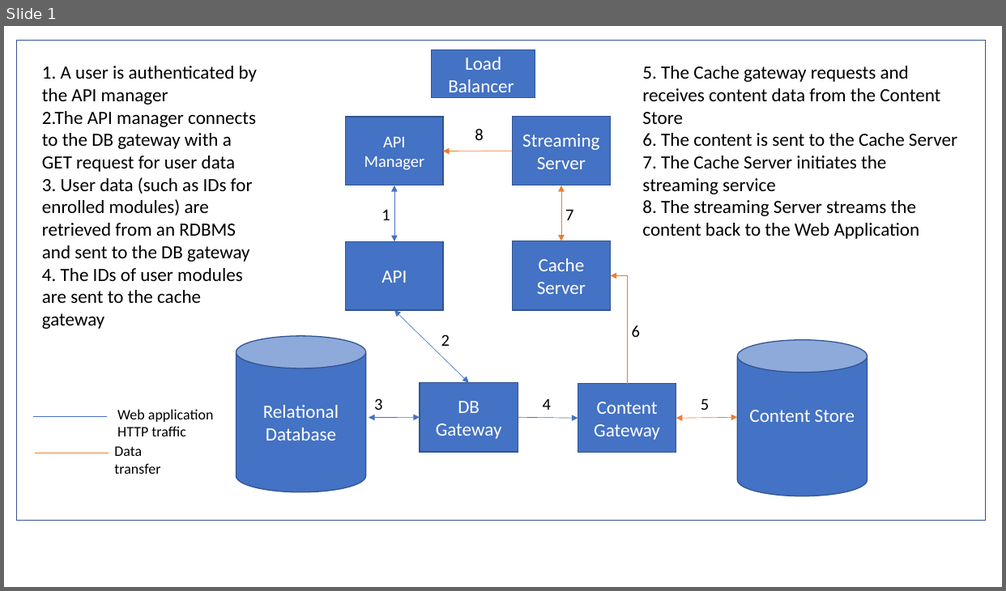
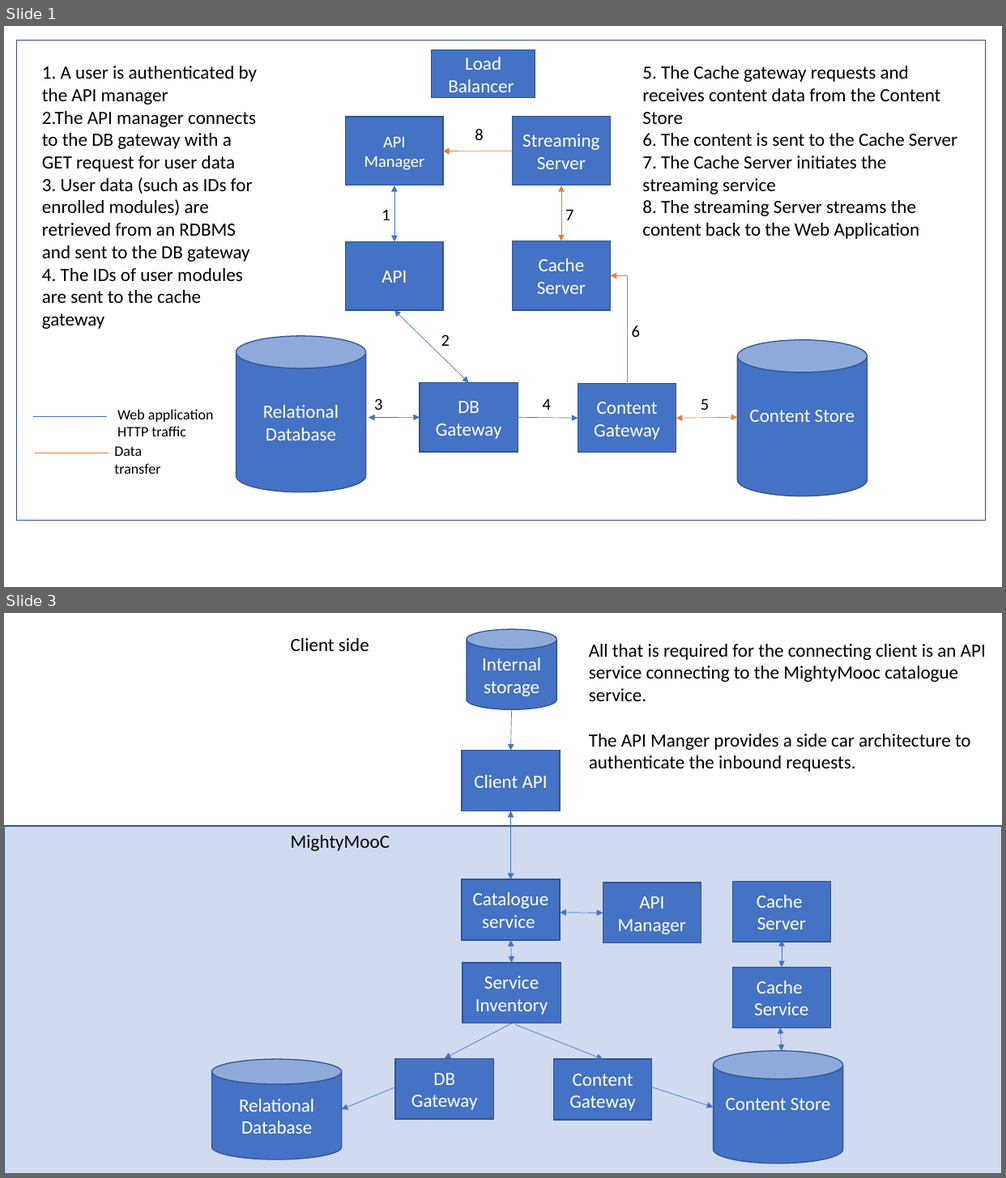
Before and after one commit to mdmjsh/soa, a slide deck: content/figs/fig_4_technology_architecture.pptx. Shown one above the other, each under a label of ours: slide 1 before the commit, slides 1 and 3 after it; the slides between them are not shown. The pictures are 1006x591 and 1006x1178 pixels, drawn with LibreOffice and Linux fonts; fonts in the diff are those of the drawing. Boxes give left, top, right and bottom in pixels: in the first picture for what was removed or moved away, otherwise in the second. Text is boxed around its words. In the diff, an @@ line names an element or a change of style, - is before the commit and + after.

```diff
--- a/content/figs/fig_4_technology_architecture.pptx
+++ b/content/figs/fig_4_technology_architecture.pptx
@@ slide 3 added at [4,613,1002,1174], background #FFFFFF @@
@@ cylinder added at [467,629,557,709], fill #4472C4, outline #325491 1 pt, 18 pt, text #FFFFFF @@
+Internal storage
@@ text added at [291,638,369,651], 18 pt, text #000000 @@
+Client side
@@ text added at [589,644,986,772], 18 pt, text #000000 @@
+All that is required for the connecting client is an API
+service connecting to the MightyMooc catalogue
+service.
+The API Manger provides a side car architecture to
+authenticate the inbound requests.
@@ arrow added from (512, 709) to (511, 751), #4472C4 0.5 pt @@
@@ rectangle added at [462,751,560,811], fill #4472C4, outline #325491 1 pt, 18 pt, text #FFFFFF @@
+Client API
@@ rectangle added at [4,826,1002,1174], fill #4472C4 at 25% opacity, outline #325491 1 pt, 18 pt, text #FFFFFF @@
+sd
@@ double arrow added from (511, 811) to (511, 879), #4472C4 0.5 pt @@
@@ text added at [291,835,390,851], 18 pt, text #000000 @@
+MightyMooC
@@ rectangle added at [462,879,560,940], fill #4472C4, outline #325491 1 pt, 18 pt, text #FFFFFF @@
+Catalogue service
@@ rectangle added at [603,883,701,943], fill #4472C4, outline #325491 1 pt, 18 pt, text #FFFFFF @@
+API Manager
@@ rectangle added at [732,881,830,942], fill #4472C4, outline #325491 1 pt, 18 pt, text #FFFFFF @@
+Cache
+Server
@@ double arrow added from (560, 913) to (603, 914), #4472C4 0.5 pt @@
@@ double arrow added from (511, 940) to (512, 963), #4472C4 0.5 pt @@
@@ double arrow added from (782, 940) to (782, 967), #4472C4 0.5 pt @@
@@ rectangle added at [463,963,561,1023], fill #4472C4, outline #325491 1 pt, 18 pt, text #FFFFFF @@
+Service Inventory
@@ rectangle added at [732,967,830,1028], fill #4472C4, outline #325491 1 pt, 18 pt, text #FFFFFF @@
+Cache
+Service
@@ arrow added from (512, 1024) to (445, 1059), #4472C4 0.5 pt @@
@@ arrow added from (515, 1024) to (603, 1059), #4472C4 0.5 pt @@
@@ double arrow added from (780, 1028) to (782, 1051), #4472C4 0.5 pt @@
@@ cylinder added at [212,1059,342,1160], fill #4472C4, outline #325491 1 pt, 18 pt, text #FFFFFF @@
+Relational Database
@@ rectangle added at [395,1059,493,1119], fill #4472C4, outline #325491 1 pt, 18 pt, text #FFFFFF @@
+DB Gateway
@@ rectangle added at [553,1059,651,1120], fill #4472C4, outline #325491 1 pt, 18 pt, text #FFFFFF @@
+Content Gateway
@@ cylinder added at [713,1051,842,1164], fill #4472C4, outline #325491 1 pt, 18 pt, text #FFFFFF @@
+Content Store
@@ arrow added from (395, 1088) to (342, 1110), #4472C4 0.5 pt @@
@@ arrow added from (652, 1088) to (713, 1108), #4472C4 0.5 pt @@
```
Also in this commit, not shown: 3 other slides added, 5 other files.
